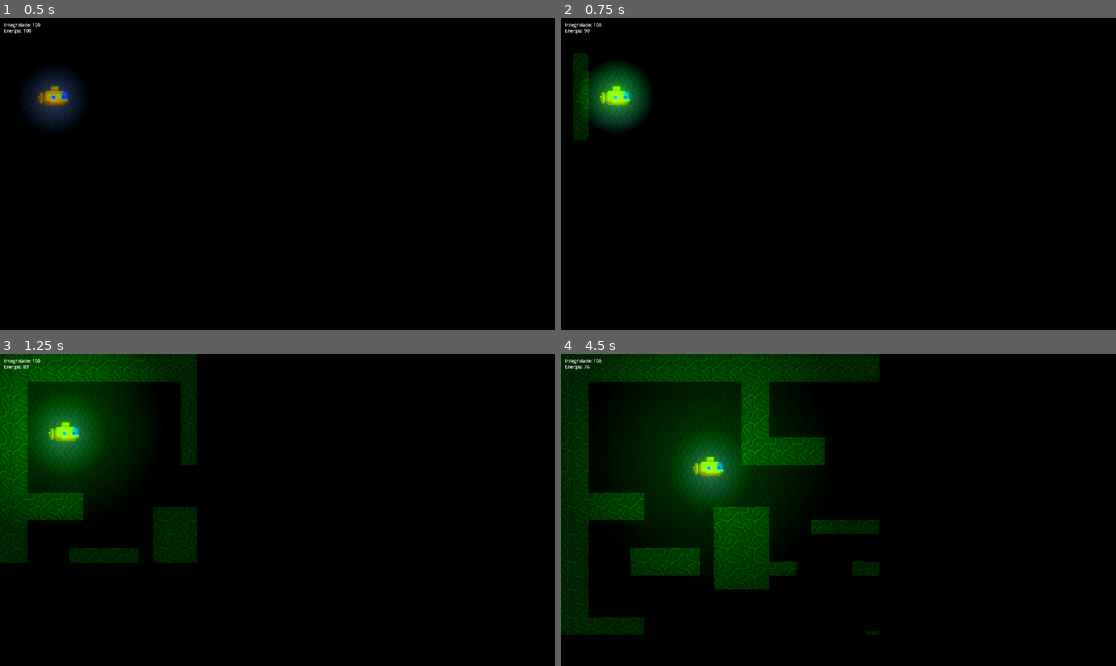
Above: before the commit, frames 1-4 (two rows, left to right).
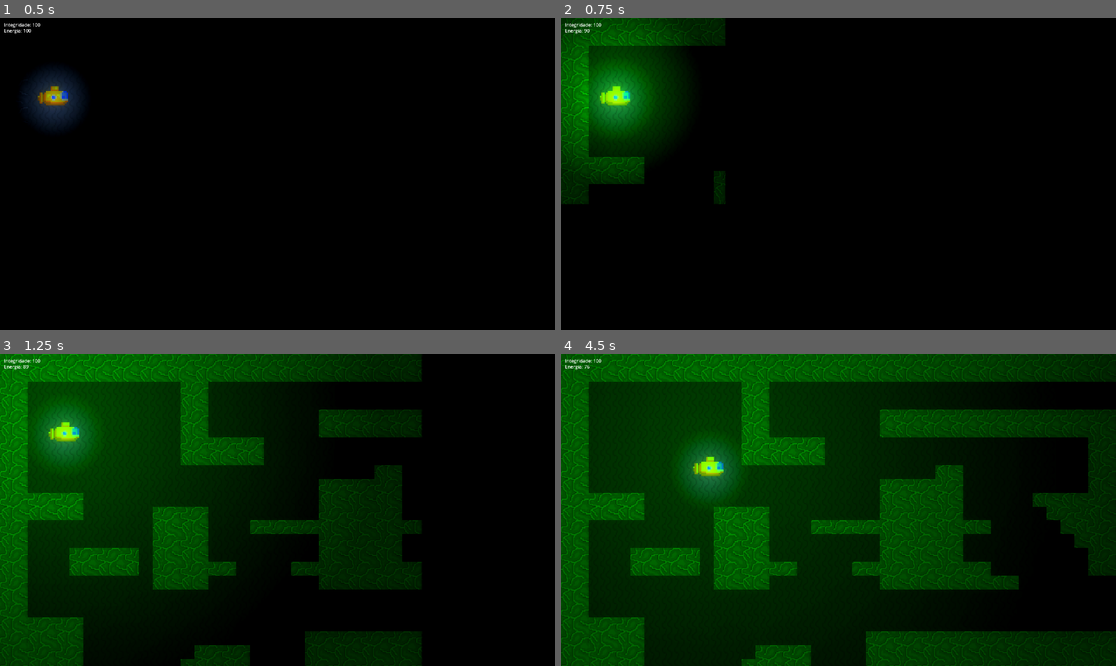
Above: after the commit, the same moments.

Repository: LitheFulminare/subechoXP3
Game: Godot game, scene res://Scenes/Layouts/Main 1.tscn
Same seed, same stepped clock (60 frames per second), same inputs: the game is played once before the commit and once after it.
Inputs:
- Up to frame 1 (0.5 s): no input
- Up to frame 2 (0.75 s): tap Enter at 0.5 s; hold D (Right) from 0.53 s (still down); hold F (Sonar) from 0.53 s (still down)
- Up to frame 3 (1.25 s): keep holding D (Right); keep holding F (Sonar)
- Up to frame 4 (4.5 s): release D (Right) at 1.28 s; release F (Sonar) at 1.28 s; hold S (Down) 1.28-2.03 s; tap F (Sonar) at 1.35, 2.85, 4.35 s; hold D (Right) 2.03-2.78 s; hold F (Sonar) 2.03-2.78 s; hold W (Up) 2.78-3.53 s; hold F (Sonar) 3.53-4.28 s; hold A (Left) from 3.53 s (still down)

Frame 1 is identical in both runs. In frame 2, 11% of the frame differs, in the area x 0-30%, y 0-60%; in frame 3, 46%; in frame 4, 68%, in the area x 0-100%, y 0-100%.

Commit message:
update

Diff:
--- a/Scenes/Player_e_misc/CharacterBody2D.gd
+++ b/Scenes/Player_e_misc/CharacterBody2D.gd
@@ -61,7 +61,7 @@
 		$Sonar.visible = true
 
 		var tween = create_tween()
-		tween.tween_property($Sonar, "scale", Vector2(20,20), 1)
+		tween.tween_property($Sonar, "scale", Vector2(55,55), 1)
 		tween.parallel().tween_property($Sonar, "energy", 0, 2)
 
 		await tween.finished
